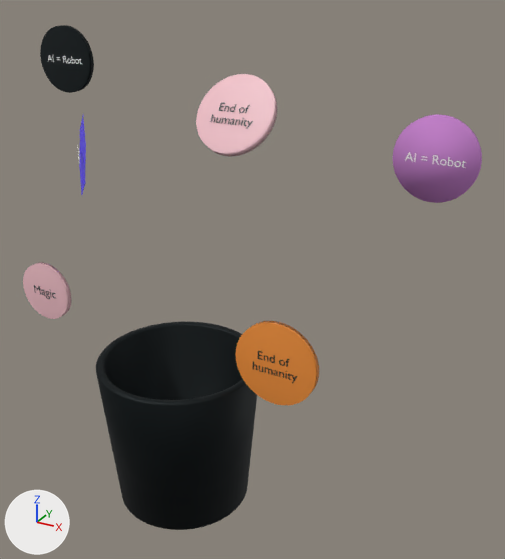
The Blender file src/assets/Models/trashcan/trashcan.blend as it was, and as the next commit left it.
Rendered twice from a 50 mm camera at (5.26, -7.33, 6.34) aimed at (1.02, 0.39, 2.48). Every picture has the same lights, and +X, +Y and +Z are marked at lower left.
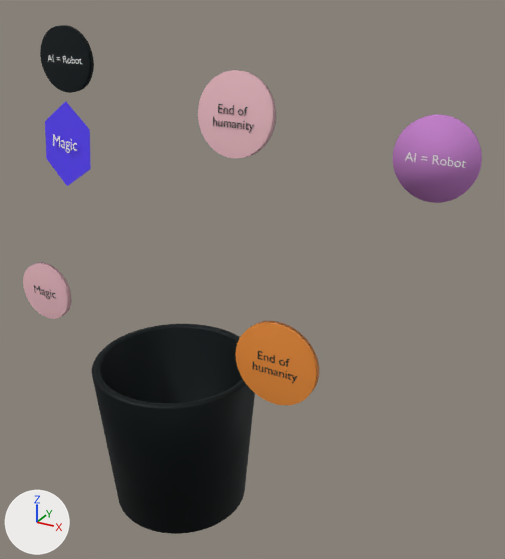
Commit message: Improve trashcan

What differs and where, as boxes [x1, y1, x2, y2] in the pictures (505 x 559 px):
'Cylinder', moved
    before: [96, 322, 257, 530]
    after: [92, 324, 255, 534]
'Cylinder.001', turned
    before: [196, 74, 277, 156]
    after: [198, 70, 276, 158]
'Icosphere', moved, turned
    before: [77, 116, 86, 195]
    after: [45, 101, 91, 186]

Diff of the bpy script that builds the scene:
```diff
--- a/src/assets/Models/trashcan/trashcan.blend.py
+++ b/src/assets/Models/trashcan/trashcan.blend.py
@@ ob_cylinder @@
 ob_cylinder = bpy.data.objects.new('Cylinder', me_cylinder_004)
-ob_cylinder.location = (0.0, 0.0, 0.0)
+ob_cylinder.location = (0.0, -0.09, 0.0)
 ob_cylinder.scale = (1.0, 1.0, 1.16)
@@ ob_cylinder_001 @@
 ob_cylinder_001.location = (0.41, 1.04, 4.56)
-ob_cylinder_001.rotation_euler = (0.956, 0.0, 0.0)  # degrees (55, 0, 0)
+ob_cylinder_001.rotation_euler = (1.433, 0.0, 0.0)  # degrees (82, 0, 0)
 ob_cylinder_001.scale = (0.582, 0.582, 0.0577)
@@ ob_icosphere @@
 ob_icosphere = bpy.data.objects.new('Icosphere', me_icosphere_001)
-ob_icosphere.location = (-1.72, 0.26, 3.89)
-ob_icosphere.rotation_euler = (-0.111, 0.0, 5.515)  # degrees (-6.4, 0, 316)
+ob_icosphere.location = (-1.94, 0.25, 4.04)
+ob_icosphere.rotation_euler = (-0.111, 0.0, 6.132)  # degrees (-6.4, 0, 351)
 ob_icosphere.scale = (0.618, 0.00416, 0.618)
```
